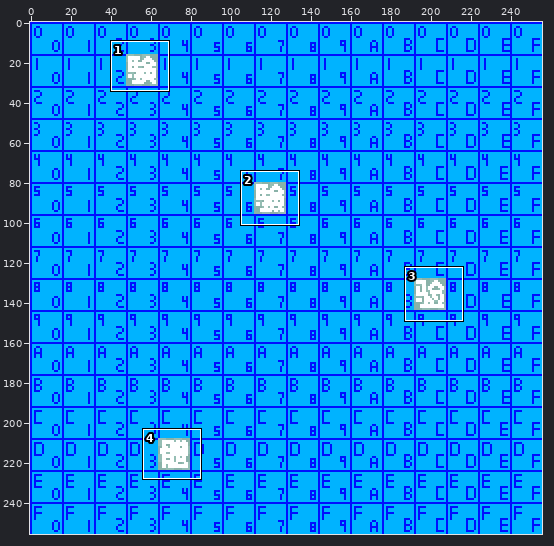
Sprite sheet: assets/base/font/cosmic-reach-font-9A00.png. The first picture is a wide view before the edit; the outline marks the close-up.
Close-up. As it was:
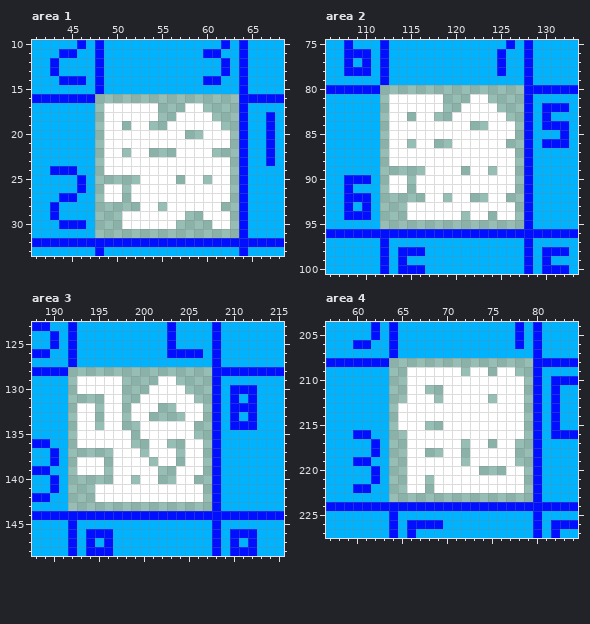
The file is 256x256 pixels. Shown: area 1: x 41..68, y 10..33; area 2: x 106..133, y 75..100; area 3: x 188..215, y 123..148; area 4: x 57..84, y 204..227.
New version:
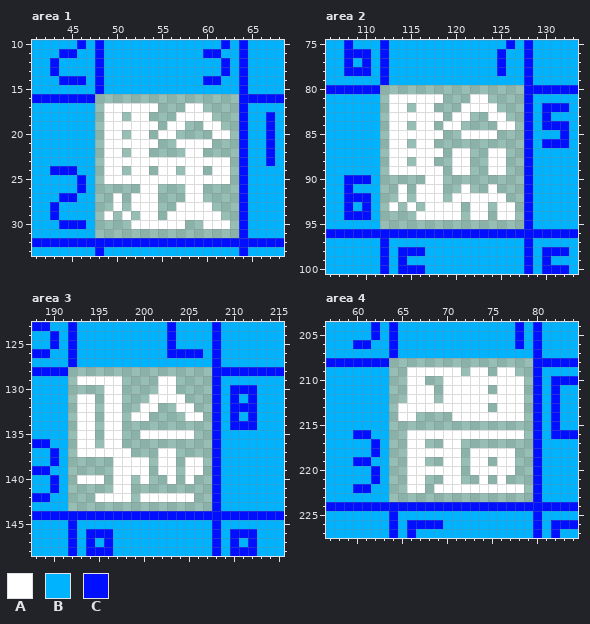
Palette (. is transparent): A #ffffff  B #00b3ff  C #000fff
The author wrote: Add 0x6E00-0x6F00 Also transitioned remaining 0x9XXX characters to new font
Edits made:
Area 1:
The author put colour A in row 19 at x 51 and 54; in row 25 at x 49 to 52, 57 and 60; in row 28 at x 50 and 52; in row 29 at x 49 and 58 to 59; in row 30 at x 57 and 60.
Colour A is removed in row 18 at x 51 and 54; in row 19 at x 58 to 59; in row 20 at x 51, 54, 57 and 60; in row 21 at x 55 to 56 and 61 to 62; in row 22 at x 57 and 60; in row 24 at x 51, 54, 57 and 60.
Colour A is removed in row 26 at x 49 to 50, 52, 55 to 57 and 60 to 62; in row 27 at x 49, 55 to 57 and 60 to 62; in row 28 at x 56 and 61; in row 29 at x 52, 55 and 62; in row 30 at x 51.
Area 2:
The author put colour A in row 83 at x 115 and 118; in row 89 at x 113 to 116, 121 and 124; in row 92 at x 114, 116 and 122 to 123; in row 93 at x 113.
Colour A is removed in row 82 at x 115 and 118; in row 83 at x 122 to 123; in row 84 at x 115, 118, 121 and 124; in row 85 at x 119 to 120 and 125 to 126; in row 86 at x 120 to 125; in row 87 at x 119, 122 to 123 and 126.
Colour A is removed in row 88 at x 115, 118 to 119, 122 to 123 and 126; in row 89 at x 119, 122 to 123 and 126; in row 90 at x 113 to 114, 116 and 119 to 126; in row 91 at x 113, 119 to 120, 122 to 123 and 125 to 126; in row 93 at x 116, 121 and 124; in row 94 at x 115.
Area 3:
The author put colour A in row 131 at x 193 to 194; in row 137 at x 193 to 196; in row 139 at x 202 to 203; in row 140 at x 193 to 195 and 203.
Colour A is removed in row 130 at x 193 to 195, 201 and 204; in row 131 at x 200 and 205; in row 132 at x 199 and 206; in row 134 at x 200 to 205; in row 135 at x 195 and 198; in row 136 at x 195, 198, 201 to 202 and 205 to 206.
Colour A is removed in row 137 at x 199, 201 and 205 to 206; in row 138 at x 193 to 195; in row 139 at x 193 to 195, 201 and 204; in row 140 at x 201 and 204; in row 141 at x 195 to 196 and 199 to 206; in row 142 at x 199 and 206.
Area 4:
The author put colour A in row 211 at x 68; in row 212 at x 75; in row 218 at x 68 to 69; in row 220 at x 74 to 76.
Colour A is removed in row 210 at x 68 to 69; in row 211 at x 75; in row 213 at x 75; in row 214 at x 67 to 70; in row 215 at x 65 to 67 and 70 to 78; in row 217 at x 68 to 69, 73 to 74 and 76 to 77.
Colour A is removed in row 219 at x 68 to 69 and 75; in row 220 at x 72 and 78; in row 221 at x 69, 72 to 73, 75 and 77 to 78.
Changed places in both close-ups, as pixel boxes (x1, y1, x2, y2):
changed: (104, 112, 230, 229)
changed: (389, 103, 515, 220)
changed: (77, 385, 203, 502)
changed: (398, 376, 524, 484)
